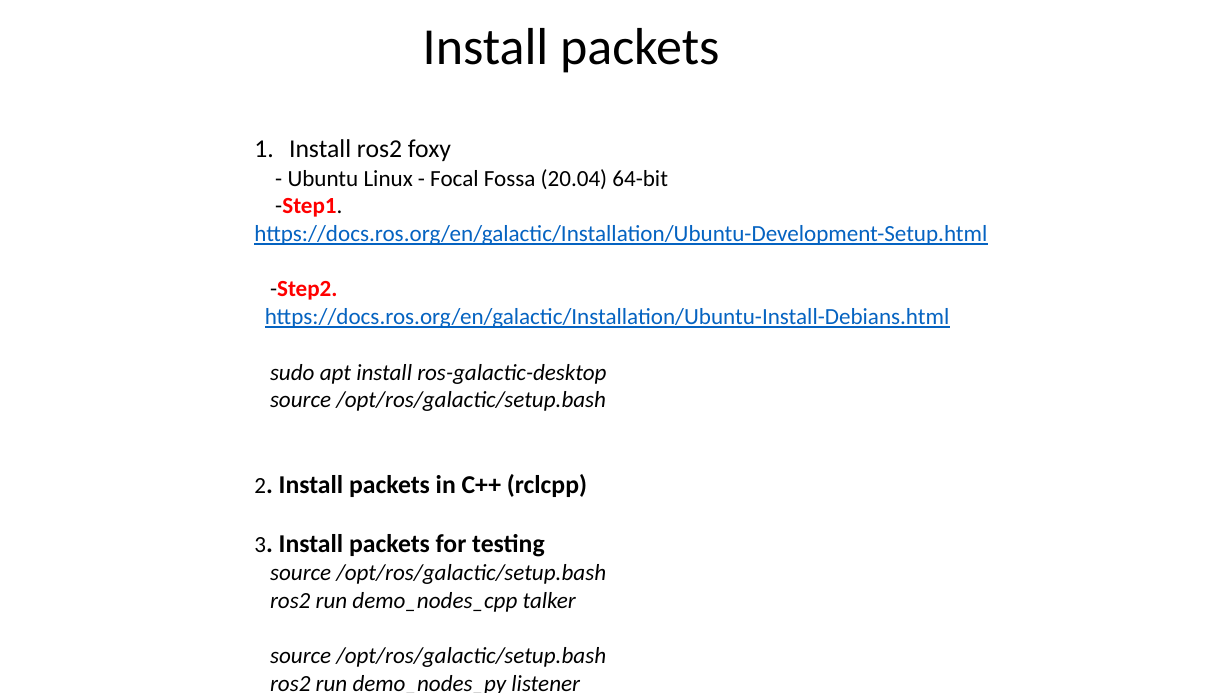
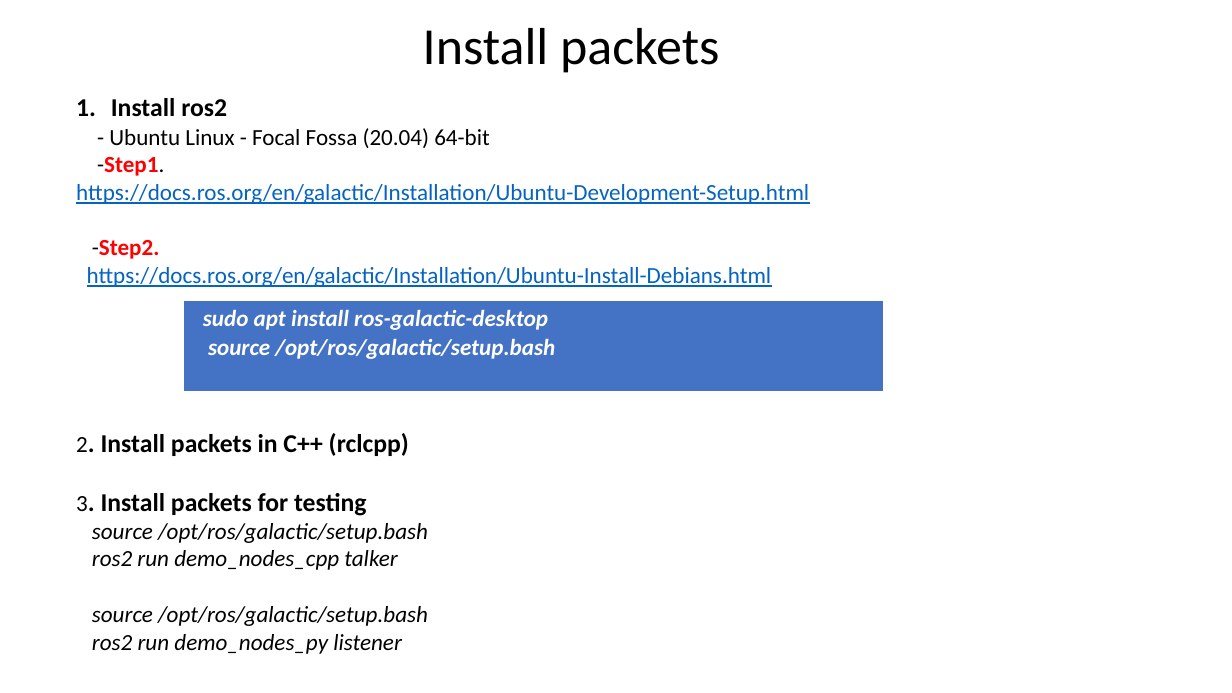
Before and after one commit to letrthong/ros2, a slide deck: slide 4 of ros2.pptx. Drawn at 1232x693 pixels with LibreOffice and Linux fonts; fonts in the diff are those of the drawing. Boxes give left, top, right and bottom in pixels: in the first picture for what was removed or moved away, otherwise in the second. Text is boxed around its words. In the diff, an @@ line names an element or a change of style, - is before the commit and + after.

```diff
--- a/ros2.pptx
+++ b/ros2.pptx
@@ text "Install ros2": place and size @@
-text "Install ros2" at [254,139,987,693]
+text "Install ros2" at [76,98,809,654]
@@ text at [111,98,227,117]: text changed; bold on @@
-1. Install ros2 foxy
+1. Install ros2
@@ table added at [183,300,884,393], 1 rows, 1 columns @@
+sudo apt install ros-galactic-desktop / source /opt/ros/galactic/setup.bash
@@ text at [270,364,606,411]: paragraphs removed @@
-sudo apt install ros-galactic-desktop
-source /opt/ros/galactic/setup.bash
```
Also in this commit, not shown: 2 other slides changed, 1 other file.
